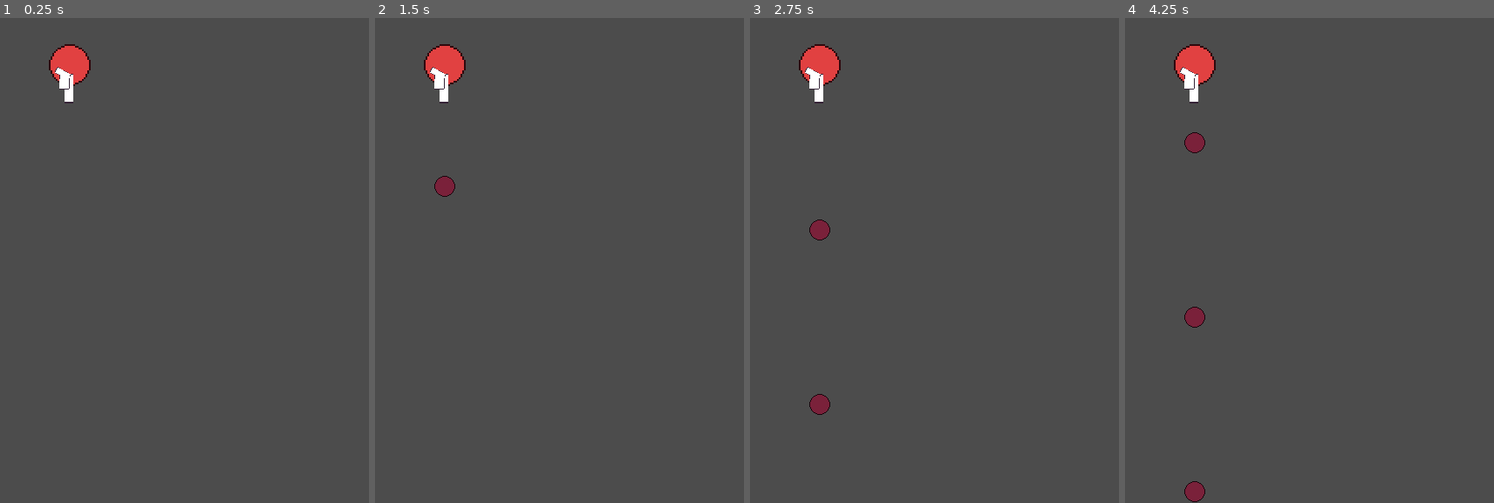
Above: before the commit, frames 1-4 (left to right).
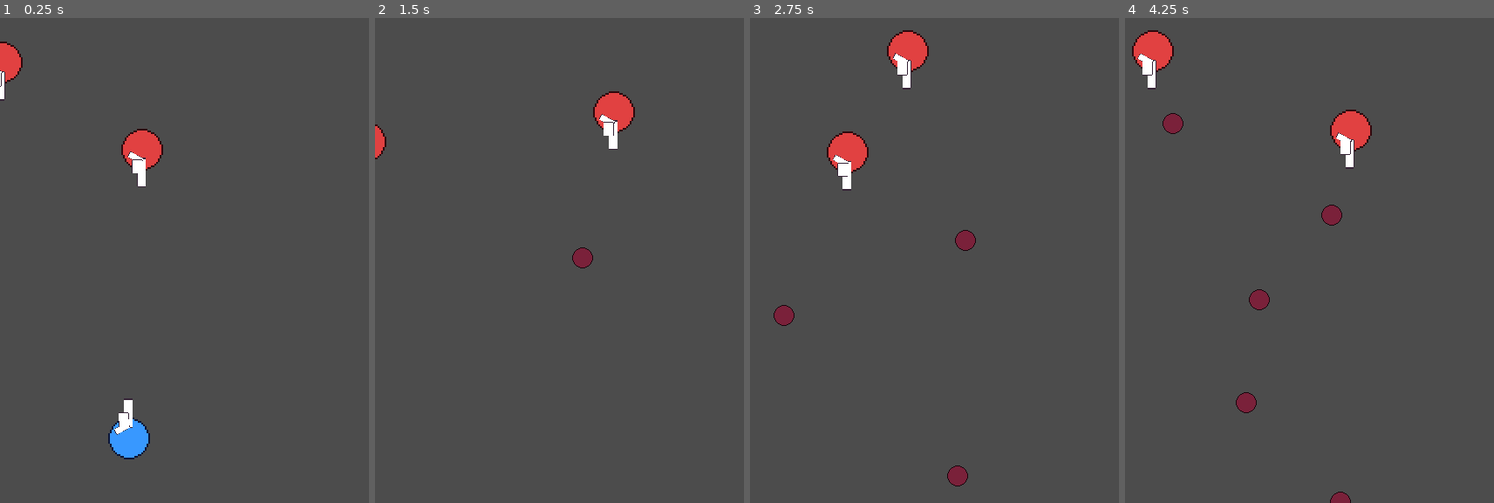
Above: after the commit, the same moments.

Repository: rthurmed/Ceifador
Game: Godot game, scene res://src/Main.tscn
The game is run twice, just before and just after one commit, with the same random seed, the same clock (stepped at 60 frames per second) and the same inputs.
Inputs:
- Up to frame 1 (0.25 s): no input
- Up to frame 2 (1.5 s): hold Right (player_right) 0.53-1.28 s; hold Down (player_down) from 1.28 s (still down)
- Up to frame 3 (2.75 s): release Down (player_down) at 2.03 s; hold Right (player_right) from 2.03 s (still down)
- Up to frame 4 (4.25 s): release Right (player_right) at 2.78 s; hold Up (player_up) 2.78-3.53 s; hold Left (player_left) from 3.53 s (still down)

The runs differ from the first frame. In frame 1, 3.0% of the frame differs, in the area x 0-45%, y 4-92%; in frame 2, 2.2%; in frame 3, 3.5%; in frame 4, 4.0%, in the area x 1-67%, y 2-100%.

Commit message:
Added paths to moving enemies

Diff:
--- a/src/Main.tscn
+++ b/src/Main.tscn
@@ -1,12 +1,38 @@
-[gd_scene load_steps=2 format=2]
+[gd_scene load_steps=5 format=2]
 
 [ext_resource path="res://src/enemy/Enemy.tscn" type="PackedScene" id=1]
+[ext_resource path="res://src/util/AutoPathFollow.tscn" type="PackedScene" id=2]
+[ext_resource path="res://src/player/Player.tscn" type="PackedScene" id=3]
+
+[sub_resource type="Curve2D" id=1]
+_data = {
+"points": PoolVector2Array( 0, 0, 0, 0, 52, 29, 0, 0, 0, 0, 30, 40, 0, 0, 0, 0, 19, 55, 0, 0, 0, 0, 20, 70, 0, 0, 0, 0, 31, 79, 0, 0, 0, 0, 46, 84, 0, 0, 0, 0, 84, 87, 0, 0, 0, 0, 141, 83, 0, 0, 0, 0, 170, 74, 0, 0, 0, 0, 178, 62, 0, 0, 0, 0, 171, 48, 0, 0, 0, 0, 156, 36, 0, 0, 0, 0, 145, 30, 0, 0, 0, 0, 115, 26, 0, 0, 0, 0, 93, 24, 0, 0, 0, 0, 69, 25, 0, 0, 0, 0, 52, 29 )
+}
 
 [node name="Main" type="Node2D" groups=["stage"]]
 
-[node name="Enemy" parent="." instance=ExtResource( 1 )]
-position = Vector2( 40, 21 )
+[node name="Enemy1Path" type="Path2D" parent="."]
+position = Vector2( -40, 1 )
+curve = SubResource( 1 )
+
+[node name="AutoPathFollow" parent="Enemy1Path" instance=ExtResource( 2 )]
+position = Vector2( 52, 29 )
+rotation = 2.29911
+
+[node name="Enemy" parent="Enemy1Path/AutoPathFollow" instance=ExtResource( 1 )]
+rotation = -2.29911
+
+[node name="AutoPathFollow2" parent="Enemy1Path" instance=ExtResource( 2 )]
+position = Vector2( 109.257, 85.2276 )
+rotation = 2.29911
+offset = 150.78
+
+[node name="Enemy" parent="Enemy1Path/AutoPathFollow2" instance=ExtResource( 1 )]
+rotation = -2.29911
 
 [node name="Camera2D" type="Camera2D" parent="."]
-position = Vector2( 112, 128 )
+position = Vector2( 112, 144 )
 current = true
+
+[node name="Player" parent="." instance=ExtResource( 3 )]
+position = Vector2( 74, 251 )
--- /dev/null
+++ b/src/util/AutoPathFollow.gd
@@ -0,0 +1,8 @@
+extends PathFollow2D
+
+
+export var speed = 50 # pixels per seconds
+
+
+func _process(delta):
+	offset += speed * delta
--- /dev/null
+++ b/src/util/AutoPathFollow.tscn
@@ -0,0 +1,7 @@
+[gd_scene load_steps=2 format=2]
+
+[ext_resource path="res://src/util/AutoPathFollow.gd" type="Script" id=1]
+
+[node name="AutoPathFollow" type="PathFollow2D"]
+rotate = false
+script = ExtResource( 1 )
